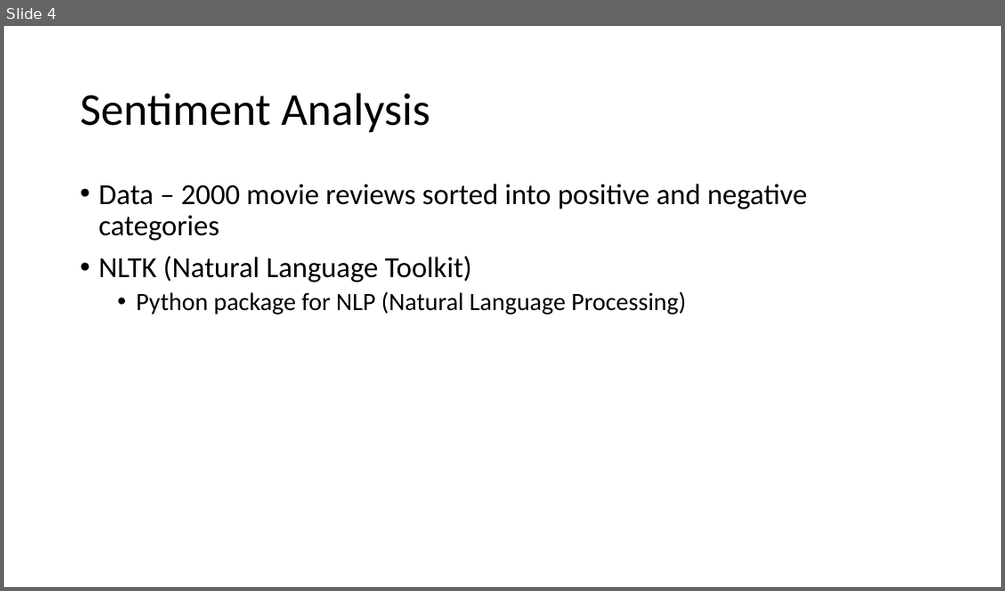
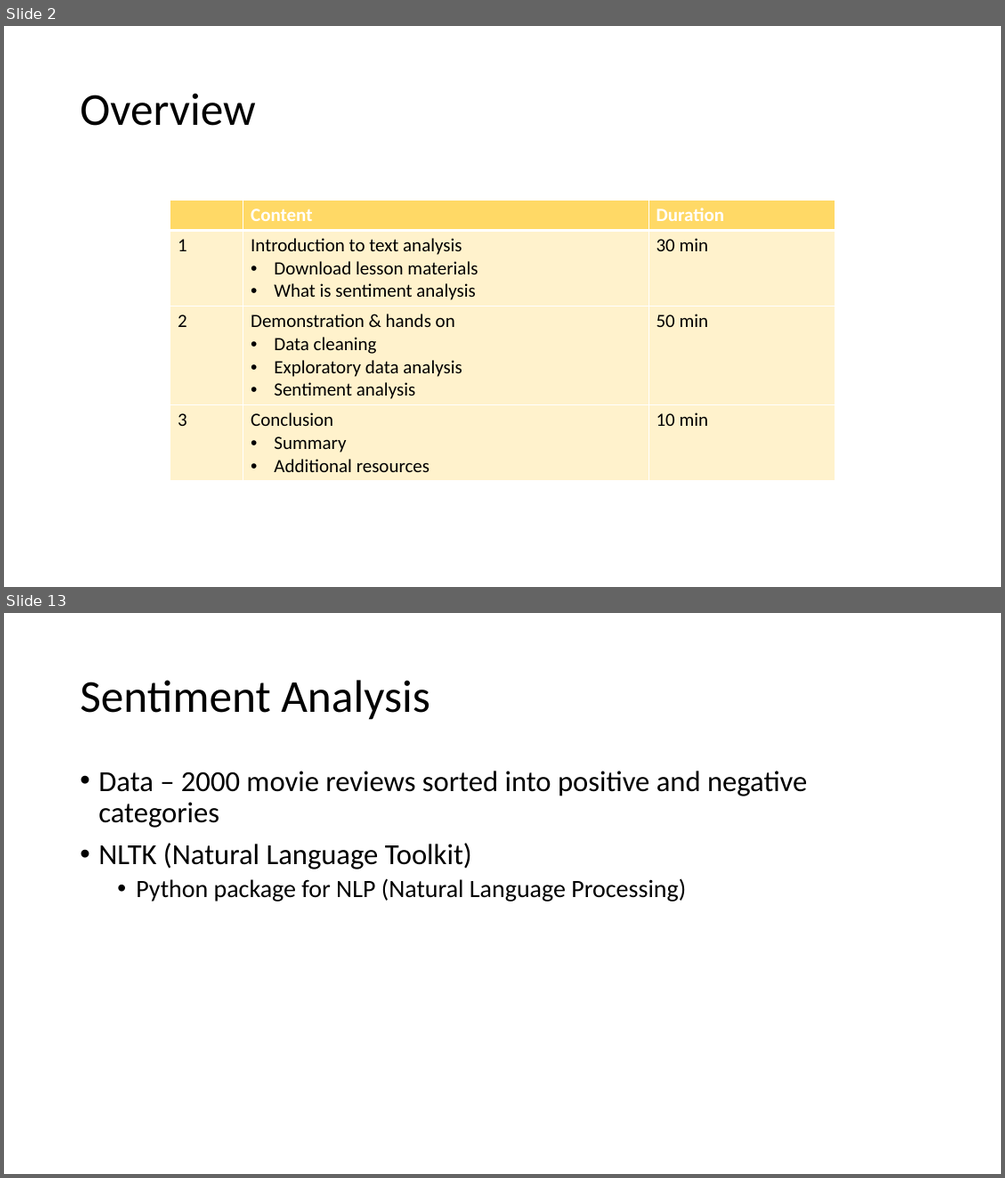
Before and after one commit to theresa-leehq/text-analysis-draft, a slide deck: Text Analysis in Python.pptx. Shown one above the other, each under a label of ours: slide 4 before the commit, slides 2 and 13 after it; the slides between them are not shown. The pictures are 1005x591 and 1005x1178 pixels, drawn with LibreOffice and Linux fonts; fonts in the diff are those of the drawing. Boxes give left, top, right and bottom in pixels: in the first picture for what was removed or moved away, otherwise in the second. Text is boxed around its words. In the diff, an @@ line names an element or a change of style, - is before the commit and + after.

Commit message:
Add files via upload
Removed topic modelling, updated Powerpoint slides, added more data.

```diff
--- a/Text Analysis in Python.pptx
+++ b/Text Analysis in Python.pptx
@@ slide 2 added at [4,26,1001,587], background #FFFFFF @@
@@ title added at [80,93,255,126], 44 pt, text #000000 @@
+Overview
@@ table added at [170,200,834,477], 4 rows, 3 columns @@
+ | Content | Duration
+1 | Introduction to text analysis / Download lesson materials / What is sentiment analysis | 30 min
+2 | Demonstration & hands on / Data cleaning / Exploratory data analysis / Sentiment analysis | 50 min
+3 | Conclusion / Summary / Additional resources | 10 min
@@ what was slide 4 is now slide 13 @@
```
Also in this commit, not shown: 4 slides changed, 25 other slides added, 4 slides removed, 2 other files.
